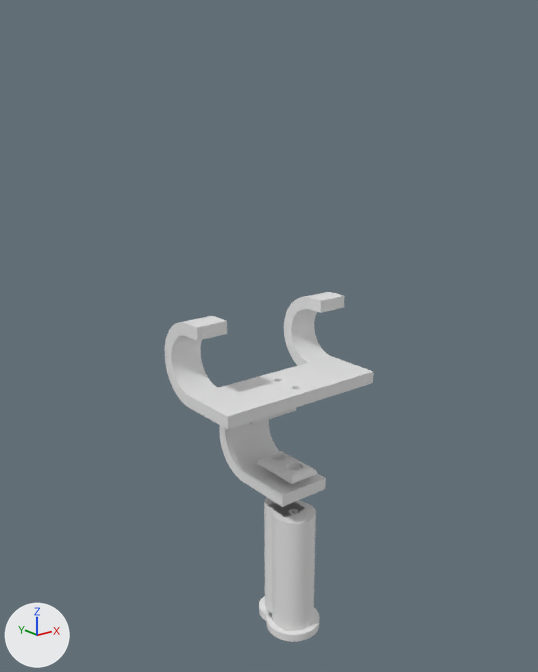
The Blender file gym/attachment-mount/attachement-mount.blend: old version first, new version second.
Before and after are seen from a camera (50 mm lens) standing at (-26.4, -30.6, 31.5) and looking at (-0.1, 2.3, 18.3). Every picture has the same lights, and +X, +Y and +Z are marked at lower left.

Script lines for the objects in view, before the commit:
```python
me_cube_001 = bpy.data.meshes.new('Cube.001')
me_cube_001.from_pydata(...)  # 524 vertices, 522 faces; spans x -1.7..1.7, y -1.54..4.74, z 0.0..5.0
me_cube_002 = bpy.data.meshes.new('Cube.002')
me_cube_002.from_pydata(...)  # a box spanning x -1.0..1.0, y -1.68..1.68, z -0.22..0.22
me_cube_008 = bpy.data.meshes.new('Cube.008')
me_cube_008.from_pydata(...)  # 524 vertices, 522 faces; spans x -1.0..1.0, y -0.66..2.11, z 0.0..13.33
ob_bar_holder = bpy.data.objects.new('Bar Holder', me_cube_008)
ob_bar_holder.location = (4.5, 0.55, 15.0)
ob_bar_holder.scale = (1.0, 2.24, 0.375)
_m = ob_bar_holder.modifiers.new('Boolean', 'BOOLEAN')
_m.object = ob_m5_screw_hole
_m = ob_bar_holder.modifiers.new('Mirror', 'MIRROR')
_m.mirror_object = ob_center
ob_cube = bpy.data.objects.new('Cube', me_cube_001)
ob_cube.location = (0.0, 0.62, 9.0)
_m = ob_cube.modifiers.new('Boolean', 'BOOLEAN')
_m.object = ob_m5_screw_hole
ob_cube_001 = bpy.data.objects.new('Cube.001', me_cube_002)
ob_cube_001.location = (0.0, 0.75, 10.47)
_m = ob_cube_001.modifiers.new('Bevel', 'BEVEL')
_m.width = 0.7
_m.width_pct = 0.7
_m.segments = 12
_m.limit_method = 'WEIGHT'
_m = ob_cube_001.modifiers.new('Boolean', 'BOOLEAN')
_m.object = ob_m5_screw_hole
_m = ob_cube_001.modifiers.new('Boolean.001', 'BOOLEAN')
_m.object = ob_m5_screw_head
# also in view: 'Cap 1 Inch Cylinder' at (0.0, 0.0, -0.2); 'Bar Holder (miidle)' at (0.0, 0.9, 15.4); '1 Inch' at (0.0, 0.0, 3.8)
```
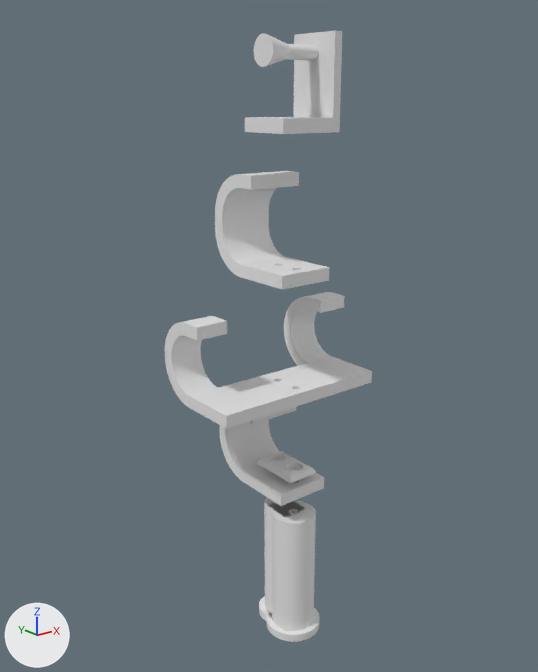
Changed parts and their boxes [x1, y1, x2, y2] in the pictures (538 x 672 px):
```json
{"object": "Bar Holder Single Hook.001", "change": "added", "after": [215, 171, 329, 290]}
{"object": "Vertical Pin Holder", "change": "added", "after": [245, 32, 342, 134]}
{"object": "Cylinder", "change": "added", "after": [254, 33, 320, 67]}
```

The change, as JSON lines over the scene's bpy script:
```json
{"op": "add", "block": "me_cylinder_003", "code": ["me_cylinder_003 = bpy.data.meshes.new('Cylinder.003')", "me_cylinder_003.from_pydata(...)  # 384 vertices, 258 faces; spans x -2.47..1.0, y -2.11..2.11, z -2.11..2.11"]}
{"op": "add", "block": "me_cube_007", "code": ["me_cube_007 = bpy.data.meshes.new('Cube.007')", "me_cube_007.from_pydata(...)  # 16 vertices, 14 faces; spans x -2.56..1.34, y -1.6..1.6, z -1.09..3.91"]}
{"op": "add", "block": "me_cube_005", "code": ["me_cube_005 = bpy.data.meshes.new('Cube.005')", "me_cube_005.from_pydata(...)  # 524 vertices, 522 faces; spans x -1.7..1.7, y -1.42..4.74, z 0.0..5.76"]}
{"op": "add", "block": "ob_cylinder", "code": ["ob_cylinder = bpy.data.objects.new('Cylinder', me_cylinder_003)", "ob_cylinder.location = (0.77, 0.8, 34.0)", "ob_cylinder.scale = (1.0, 0.375, 0.375)"]}
{"op": "add", "block": "ob_vertical_pin_holder", "code": ["ob_vertical_pin_holder = bpy.data.objects.new('Vertical Pin Holder', me_cube_007)", "ob_vertical_pin_holder.location = (0.86, 0.8, 31.09)", "_m = ob_vertical_pin_holder.modifiers.new('Boolean', 'BOOLEAN')", "_m.object = ob_m5_screw_hole", "_m = ob_vertical_pin_holder.modifiers.new('Bevel', 'BEVEL')", "_m.width = 0.9", "_m.width_pct = 0.9", "_m.segments = 12", "_m.limit_method = 'WEIGHT'"]}
{"op": "add", "block": "ob_bar_holder_single_hook_001", "code": ["ob_bar_holder_single_hook_001 = bpy.data.objects.new('Bar Holder Single Hook.001', me_cube_005)", "ob_bar_holder_single_hook_001.location = (0.0, 0.62, 22.0)", "_m = ob_bar_holder_single_hook_001.modifiers.new('Boolean', 'BOOLEAN')", "_m.object = ob_m5_screw_hole"]}
```
